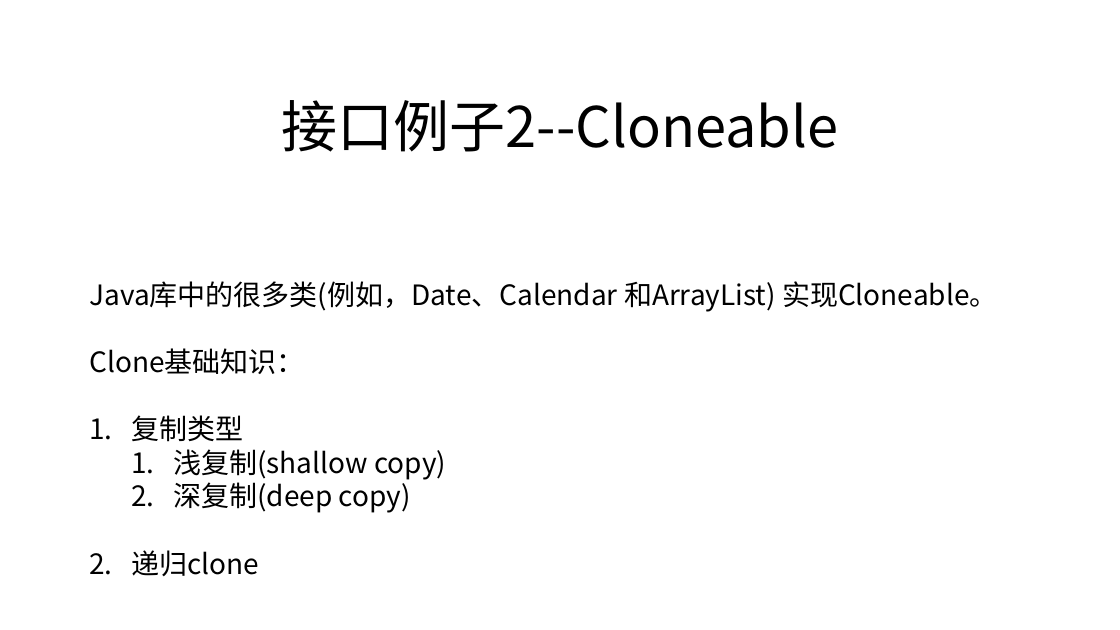
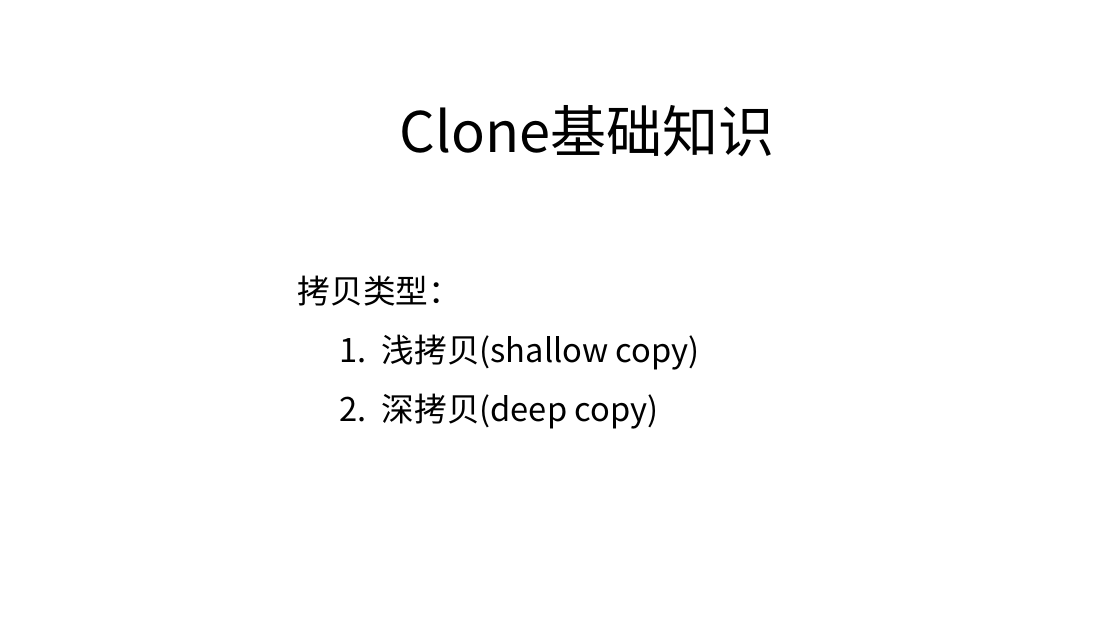
Before and after one commit to zjyesir/hmc_java_1, a slide deck: slide 22 of ppt/12.抽象类和接口.pptx (slide 21 before the commit). Drawn at 1120x630 pixels with LibreOffice and Linux fonts; fonts in the diff are those of the drawing; background and template pictures are left out. Boxes give left, top, right and bottom in pixels: in the first picture for what was removed or moved away, otherwise in the second. Text is boxed around its words. In the diff, an @@ line names an element or a change of style, - is before the commit and + after.

Commit message:
抽象类和接口 写完

```diff
--- a/ppt/12.抽象类和接口.pptx
+++ b/ppt/12.抽象类和接口.pptx
@@ text at (400,105,775,156): text changed @@
-接口例子2--Cloneable
+Clone基础知识
@@ text at (298,275,700,429): text changed; size 24 to 28 pt @@
-Java库中的很多类(例如，Date、Calendar 和ArrayList) 实现Cloneable。
-Clone基础知识：
-1. 复制类型
-  1. 浅复制(shallow copy)
-  2. 深复制(deep copy)
-2. 递归clone
+拷贝类型：
+  1. 浅拷贝(shallow copy)
+  2. 深拷贝(deep copy)
```
Also in this commit, not shown: 15 other slides changed, 6 slides added, 2 slides removed, 3 other files.
